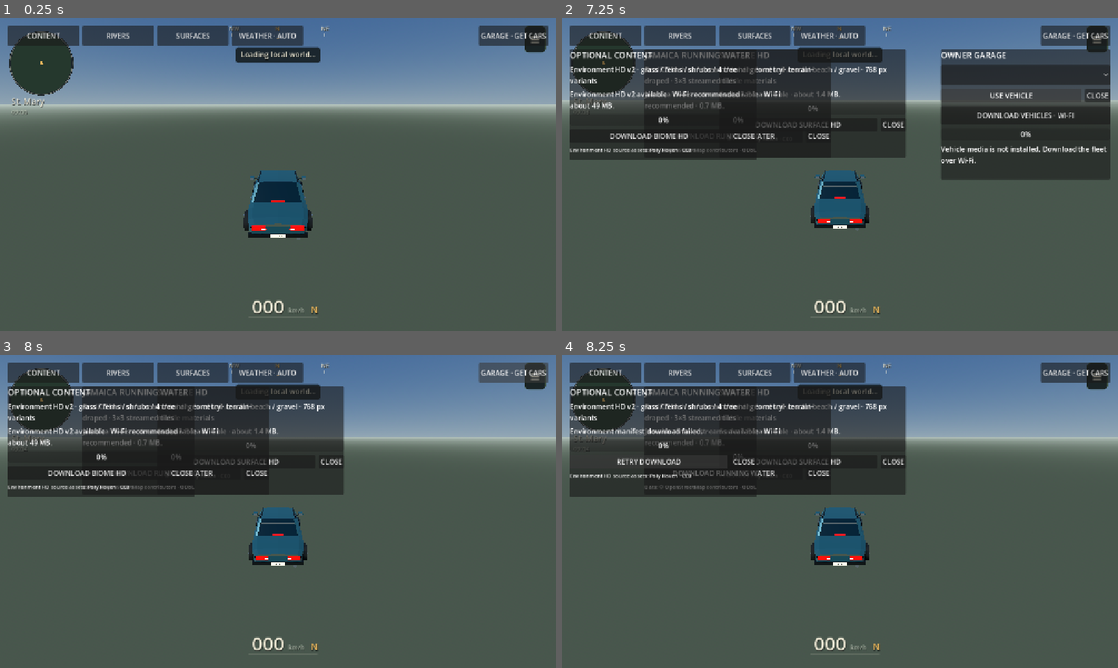
Above: before the commit, frames 1-4 (two rows, left to right).
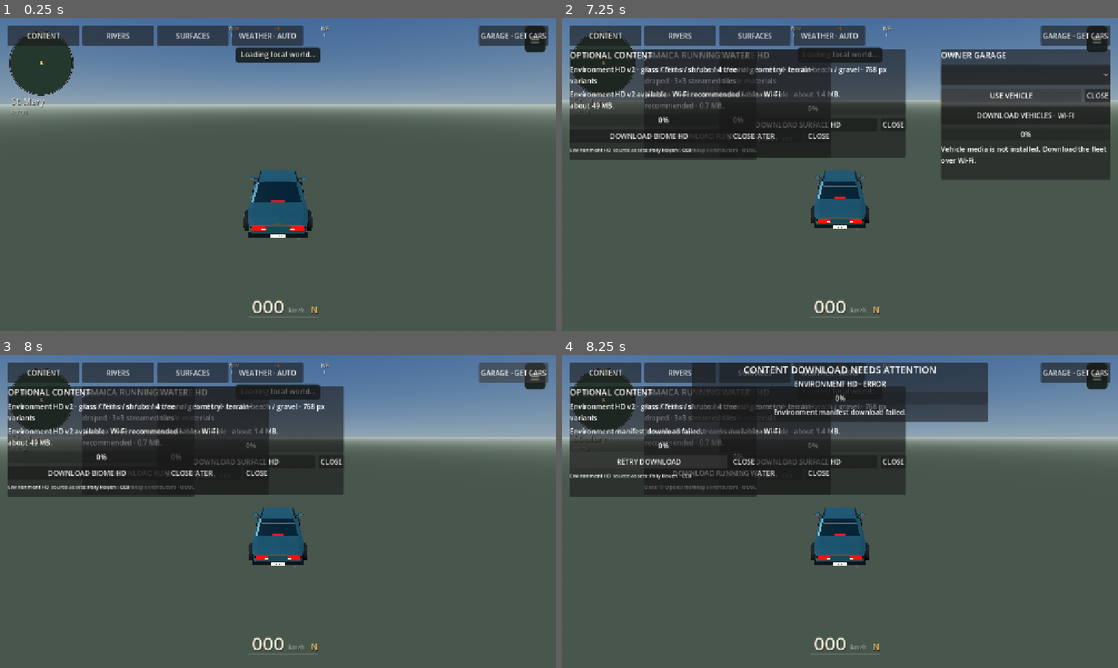
Above: after the commit, the same moments.

Repository: rell28194-rgb/yardman
Game: Godot game, scene res://main.tscn
The game is run twice, just before and just after one commit, with the same random seed, the same clock (stepped at 60 frames per second) and the same inputs.
Inputs (mouse positions are in pixels of both pictures, inside the frame that each line leads up to):
- Up to frame 1 (0.25 s): no input
- Up to frame 2 (7.25 s): tap Enter at 0.5 s; move the mouse to (962, 158) at 0.52 s; hold Right (ui_right) 0.53-1.25 s; tap E at 0.6 s; click (962, 158) at 0.67 s; tap Space at 0.77 s; click "CONTENT" at 1.25 s; click "RIVERS" at 2 s; click "SURFACES" at 2.75 s; click "WEATHER · AUTO" at 3.5 s; click "WEATHER · CLEAR" at 4.25 s; click "WEATHER · RAIN" at 5 s; click "GARAGE · GET CARS" at 5.75 s; click "USE VEHICLE" at 6.5 s
- Up to frame 3 (8 s): click "≡" at 7.25 s
- Up to frame 4 (8.25 s): click "DOWNLOAD BIOME HD" at 8 s

Frames 1-3 are identical in both runs. In frame 4, 7.4% of the frame differs, in the area x 23-77%, y 2-22%.

Commit message:
ui: register download status overlay

Diff:
--- a/godot/project.godot
+++ b/godot/project.godot
@@ -20,6 +20,7 @@
 WeatherFX="*res://scripts/weather_fx_runtime.gd"
 WeatherPuddles="*res://scripts/weather_puddle_runtime.gd"
 RemoteFleet="*res://scripts/remote_fleet_runtime.gd"
+DownloadStatus="*res://scripts/download_status_overlay.gd"
 VehicleGarage="*res://scripts/vehicle_selector_runtime.gd"
 
 [display]
